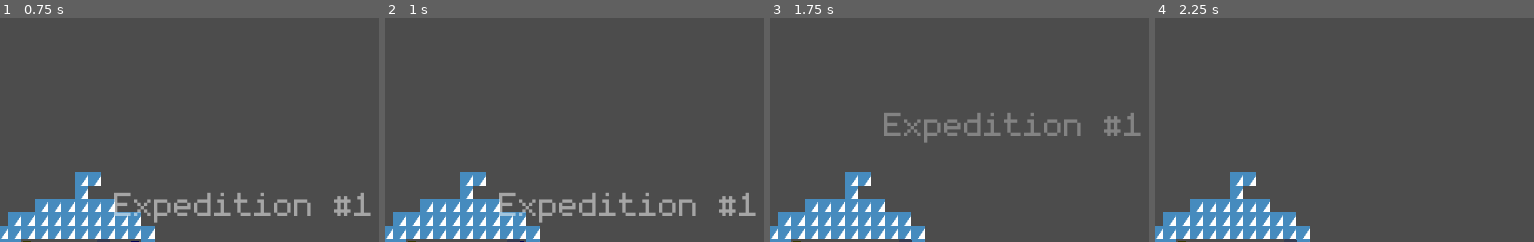
Above: before the commit, frames 1-4 (left to right).
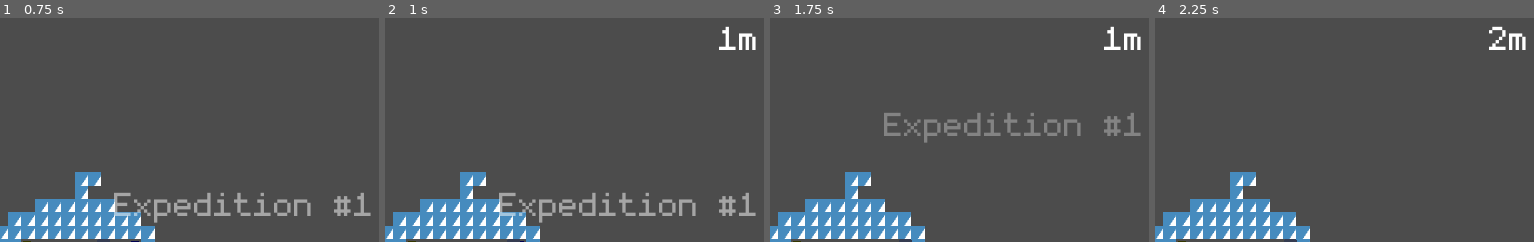
Above: after the commit, the same moments.

Repository: dmitriy-shmilo/gwj41
Game: Godot game, scene res://game_screen/game_screen.tscn
The game is run twice, just before and just after one commit, with the same random seed, the same clock (stepped at 60 frames per second) and the same inputs. The engine's default icon, where the game draws it, is replaced by a stand-in: a white triangle on a blue panel in a dark square.
Inputs (mouse positions are % of the whole screen's width and height, from its top left):
- Up to frame 1 (0.75 s): tap Enter at 0.5 s; move the mouse to (75, 45) at 0.52 s; hold D (right) from 0.53 s (still down); tap Space (interact) at 0.6 s; click (75, 45) at 0.67 s
- Up to frame 2 (1 s): keep holding D (right)
- Up to frame 3 (1.75 s): move the mouse to (31, 55) at 1.27 s; release D (right) at 1.28 s; hold S (down) from 1.28 s (still down); tap Space (interact) at 1.35 s
- Up to frame 4 (2.25 s): move the mouse to (62, 28) at 2.02 s; release S (down) at 2.03 s; hold D (right) from 2.03 s (still down); tap Space (interact) at 2.1 s
The pictures show only the part of the screen within x 5-55%, y 1-51%; the shares and areas given below are measured in that part.

Frame 1 is identical in both runs. In frame 2, 0.4% of the frame differs, in the area x 88-98%, y 3-15%; in frame 3, 0.4%; in frame 4, 0.5%.

Commit message:
Track current and best distance.

Diff:
--- a/src/game_screen/collectable.gd
+++ b/src/game_screen/collectable.gd
@@ -1,16 +1,11 @@
 extends Node2D
 class_name Collectable
 
-const DEFAULT_VELOCITY_X = -50.0
 const DISAPPEAR_AT_X = -100.0
 
 signal collected(sender)
 
 export(Vector2) var velocity
-
-
-func _ready() -> void:
-	velocity = Vector2(DEFAULT_VELOCITY_X, 0.0)
 
 
 func _process(delta: float) -> void:
--- a/src/game_screen/game_screen.gd
+++ b/src/game_screen/game_screen.gd
@@ -1,5 +1,6 @@
 extends Node2D
 
+const METERS_PER_PIXEL = 0.02
 const SPAWN_OFFSET = 100
 const TREASURE_SCENE = preload("res://game_screen/treasure.tscn")
 const ENEMY_SCENE = preload("res://game_screen/enemy.tscn")
@@ -12,7 +13,10 @@
 var _lives = 1
 var _max_oxygen = 60
 var _oxygen = 60
+var _oxygen_consumption = 1.0
 var _score = 0
+var _distance = 0
+var _speed = 50
 
 func _ready() -> void:
 	_setup()
@@ -48,9 +52,11 @@
 
 
 func _spawn(scene) -> void:
-	var item = scene.instance()
+	var item = scene.instance() as Collectable
 	item.global_position = Vector2(get_viewport().size.x + SPAWN_OFFSET, randi() % 10 * get_viewport().size.y / 10 + 8)
 	item.connect("collected", self, "_on_item_collected")
+	item.add_to_group("items", true)
+	item.velocity = Vector2(-_speed, 0)
 	add_child(item)
 
 
@@ -70,6 +76,7 @@
 
 
 func _end_run() -> void:
+	UserSaveData.best_progress = max(UserSaveData.best_progress, _distance)
 	UserSaveData.current_expedition += 1
 	UserSaveData.is_running = false
 	UserSaveData.save_data()
@@ -104,3 +111,11 @@
 			_spawn(TREASURE_SCENE)
 		1:
 			_spawn(ENEMY_SCENE)
+
+
+func _on_ProgressTimer_timeout() -> void:
+	_oxygen -= _oxygen_consumption
+	_distance += _speed * METERS_PER_PIXEL
+
+	_gui.update_distance(_distance)
+	_gui.update_oxygen(_oxygen, _max_oxygen)
--- a/src/game_screen/game_screen.tscn
+++ b/src/game_screen/game_screen.tscn
@@ -16,6 +16,8 @@
 [node name="Gui" type="Node" parent="."]
 script = ExtResource( 5 )
 
+[node name="RunTitleTween" type="Tween" parent="Gui"]
+
 [node name="RunTitleLabel" type="Label" parent="Gui"]
 anchor_top = 0.5
 anchor_right = 1.0
@@ -25,6 +27,16 @@
 theme = ExtResource( 2 )
 custom_fonts/font = ExtResource( 6 )
 text = "Run #%d"
+align = 1
+__meta__ = {
+"_edit_use_anchors_": false
+}
+
+[node name="DistanceLabel" type="Label" parent="Gui"]
+anchor_right = 1.0
+margin_bottom = 52.0
+theme = ExtResource( 2 )
+custom_fonts/font = ExtResource( 6 )
 align = 1
 __meta__ = {
 "_edit_use_anchors_": false
@@ -113,7 +125,16 @@
 "_edit_use_anchors_": false
 }
 
-[node name="RunTitleTween" type="Tween" parent="Gui"]
+[node name="OxygenProgress" type="TextureProgress" parent="Gui"]
+anchor_left = 1.0
+anchor_right = 1.0
+margin_left = -88.0
+margin_top = 31.0
+margin_right = -48.0
+margin_bottom = 71.0
+__meta__ = {
+"_edit_use_anchors_": false
+}
 
 [node name="Submarine" parent="." instance=ExtResource( 3 )]
 position = Vector2( 145, 287 )
@@ -144,6 +165,10 @@
 wait_time = 0.66
 autostart = true
 
+[node name="ProgressTimer" type="Timer" parent="."]
+autostart = true
+
 [connection signal="pressed" from="Gui/PauseContainer/VBoxContainer/HBoxContainer/QuitButton" to="." method="_on_QuitButton_pressed"]
 [connection signal="pressed" from="Gui/PauseContainer/VBoxContainer/HBoxContainer/ContinueButton" to="." method="_on_ContinueButton_pressed"]
 [connection signal="timeout" from="SpawnTimer" to="." method="_on_SpawnTimer_timeout"]
+[connection signal="timeout" from="ProgressTimer" to="." method="_on_ProgressTimer_timeout"]
--- a/src/game_screen/gui.gd
+++ b/src/game_screen/gui.gd
@@ -3,10 +3,12 @@
 
 const LIFE_ICON_SCENE = preload("res://game_screen/life_icon.tscn")
 
-onready var _treasure_label = $"TreasureLabel"
-onready var _lives_container = $"LivesContainer"
-onready var _run_title_label = $"RunTitleLabel"
-onready var _run_title_tween = $"RunTitleTween"
+onready var _distance_label: Label = $"DistanceLabel"
+onready var _oxygen_progress: TextureProgress = $"OxygenProgress"
+onready var _treasure_label: Label = $"TreasureLabel"
+onready var _lives_container: HBoxContainer = $"LivesContainer"
+onready var _run_title_label: Label = $"RunTitleLabel"
+onready var _run_title_tween: Tween = $"RunTitleTween"
 
 func show_run_title(text: String) -> void:
 	var height = _run_title_label.rect_size.y
@@ -62,3 +64,12 @@
 			node.visible = true
 		else:
 			node.visible = false
+
+
+func update_distance(distance: float) -> void:
+	_distance_label.text = tr("txt_current_distance") % int(distance)
+
+
+func update_oxygen(current: float, total: float) -> void:
+	_oxygen_progress.max_value = total
+	_oxygen_progress.value = current
--- a/src/tr_keys.csv
+++ b/src/tr_keys.csv
@@ -33,6 +33,7 @@
 txt_up_purchased,"[right]Purchased[/right]","[right]Куплено[/right]"
 txt_run_title,"Expedition #%d has begun!","Экспедиция №%d началась!"
 txt_milestone,"%dm",
+txt_current_distance,"%dm",
 txt_up_health1,"Hull Upgrade I",
 txt_up_health2,"Hull Upgrade II",
 txt_up_health3,"Hull Upgrade III",
